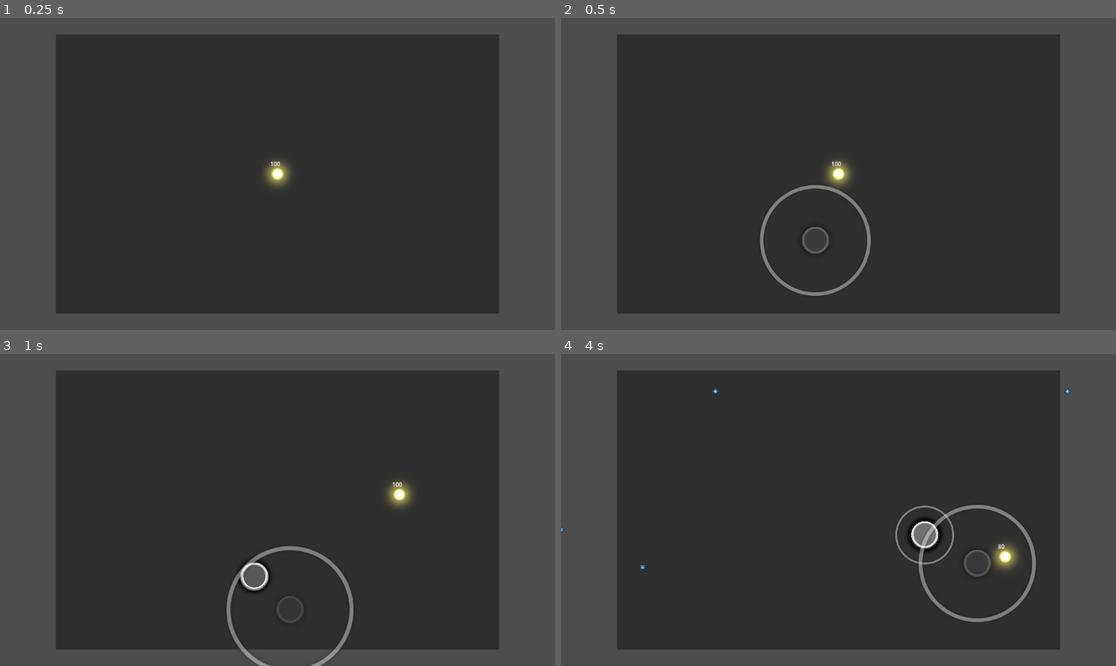
Above: before the commit, frames 1-4 (two rows, left to right).
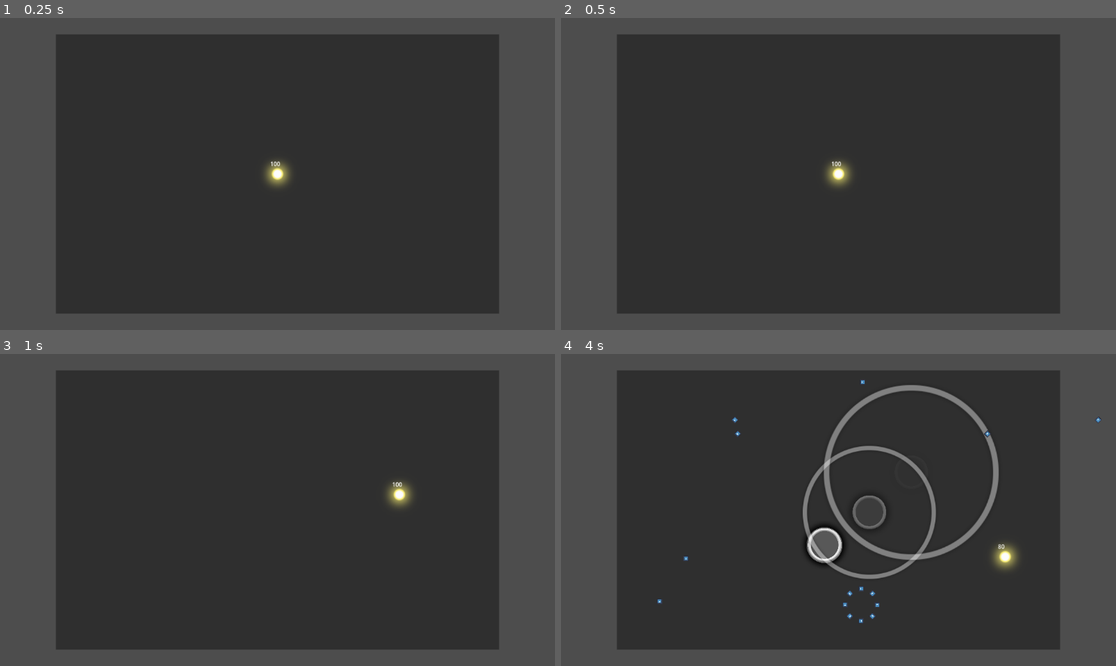
Above: after the commit, the same moments.

Repository: naixsu/Osu-Thingy
Game: Godot game, scene res://Scenes/Main.tscn
The game is run twice, just before and just after one commit, with the same random seed, the same clock (stepped at 60 frames per second) and the same inputs. The engine's default icon, where the game draws it, is replaced by a stand-in: a white triangle on a blue panel in a dark square. Sound files missing from this copy of the repository are replaced by a short silence.
Inputs (mouse positions are in pixels of both pictures, inside the frame that each line leads up to):
- Up to frame 1 (0.25 s): no input
- Up to frame 2 (0.5 s): no input
- Up to frame 3 (1 s): move the mouse to (399, 494) at 0.52 s
- Up to frame 4 (4 s): move the mouse to (727, 525) at 1.27 s; move the mouse to (894, 441) at 2.02 s; move the mouse to (810, 572) at 2.77 s; move the mouse to (1005, 556) at 3.52 s

Frame 1 is identical in both runs. In frame 2, 0.8% of the frame differs, in the area x 35-56%, y 53-90%; in frame 3, 1.3%; in frame 4, 5.1%, in the area x 0-98%, y 8-87%.

Commit message:
Optimize ms

Diff:
--- a/Scripts/Main.gd
+++ b/Scripts/Main.gd
@@ -30,7 +30,8 @@
 var slider : bool = false
 var sliderIndex : int = 0
 var sliderObj : Dictionary
-var hitObjStart : float = 588.0
+#var hitObjStart : float = 588.0
+var hitObjStart : float = 0.0
 var cursor : Node2D
 var isDead : bool = false
 
@@ -43,7 +44,7 @@
 	# Honesty
 	# Torinoko City
 
-	var i = 0
+	var i = 1
 	var mp3 : AudioStream = beatmaps[i].mp3
 	var beatmap = beatmaps[i].beatmap
 
@@ -60,10 +61,35 @@
 	#place_obects(metadata["HitObjects"])
 	#print(metadata["HitObjects"].size())
 
+	# https://osu.ppy.sh/wiki/en/Beatmap/Approach_rate
+	# https://www.desmos.com/calculator/ha9h7as3hx
+	var objTime = metadata["HitObjects"][index]["time"]
+	var ar = metadata["Difficulty"]["ApproachRate"].to_float()
+	var preempt = 0
+	#if ar < 5:
+		#preempt = 0.8 + 0.4 * (5 - ar) / 5
+	#elif ar == 5:
+		#preempt = 0.8
+	#else:
+		#preempt = 0.8 - 0.5 * (ar - 5) / 5
+	if ar < 5:
+		preempt = 1.2 + 0.6 * (5 - ar) / 5
+	elif ar == 5:
+		preempt = 1.2
+	else:
+		preempt = 1.2 - 0.75 * (ar - 5) / 5
+	preempt *= 1000
+	print(preempt)
+
+
+	print("Duration for AR ", ar , " : ", preempt)
+	hitObjStart = preempt
+
 func _process(_delta):
 	update_cursor_position()
 
 func _physics_process(delta):
+
 	if isDead:
 		audio.stop()
 		return
@@ -78,10 +104,9 @@
 	#print(timeMS)
 	var objTime = metadata["HitObjects"][index]["time"]
 	# using an offset here to start the approach circle
-	# 588 ms is achieved by getting the time the moment a
-	# hitobject is visible in 1/4 beat
 	# TODO: Update this offset
 	var timeOffset = objTime - hitObjStart
+	timeOffset += 25 # Arbitrary value
 
 	timeDifference = abs(timeMS - timeOffset)
 
@@ -93,23 +118,23 @@
 	# to instantiate the note as close to the
 	# object time as possible
 	if timeDifference <= 1:
-		print("timeDifference ", timeDifference)
+		print(timeMS, " : ", timeOffset, " : ", timeDifference)
 		place_single_object(metadata["HitObjects"][index])
 		index += 1
 	elif timeDifference <= 2:
-		print("timeDifference ", timeDifference)
+		print(timeMS, " : ", timeOffset, " : ", timeDifference)
 		place_single_object(metadata["HitObjects"][index])
 		index += 1
 	elif timeDifference <= 3:
-		print("timeDifference ", timeDifference)
+		print(timeMS, " : ", timeOffset, " : ", timeDifference)
 		place_single_object(metadata["HitObjects"][index])
 		index += 1
 	elif timeDifference <= 4:
-		print("timeDifference ", timeDifference)
+		print(timeMS, " : ", timeOffset, " : ", timeDifference)
 		place_single_object(metadata["HitObjects"][index])
 		index += 1
 	elif timeDifference <= 5:
-		print("timeDifference ", timeDifference)
+		print(timeMS, " : ", timeOffset, " : ", timeDifference)
 		place_single_object(metadata["HitObjects"][index])
 		index += 1
 	elif timeDifference <= threshold:
